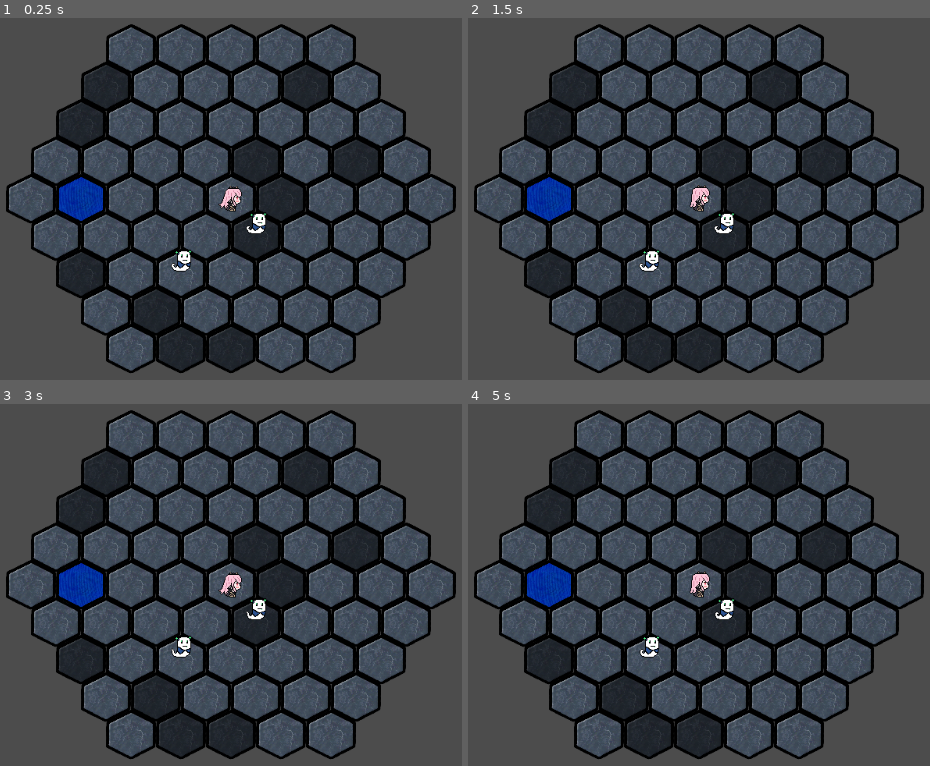
Above: before the commit, frames 1-4 (two rows, left to right).
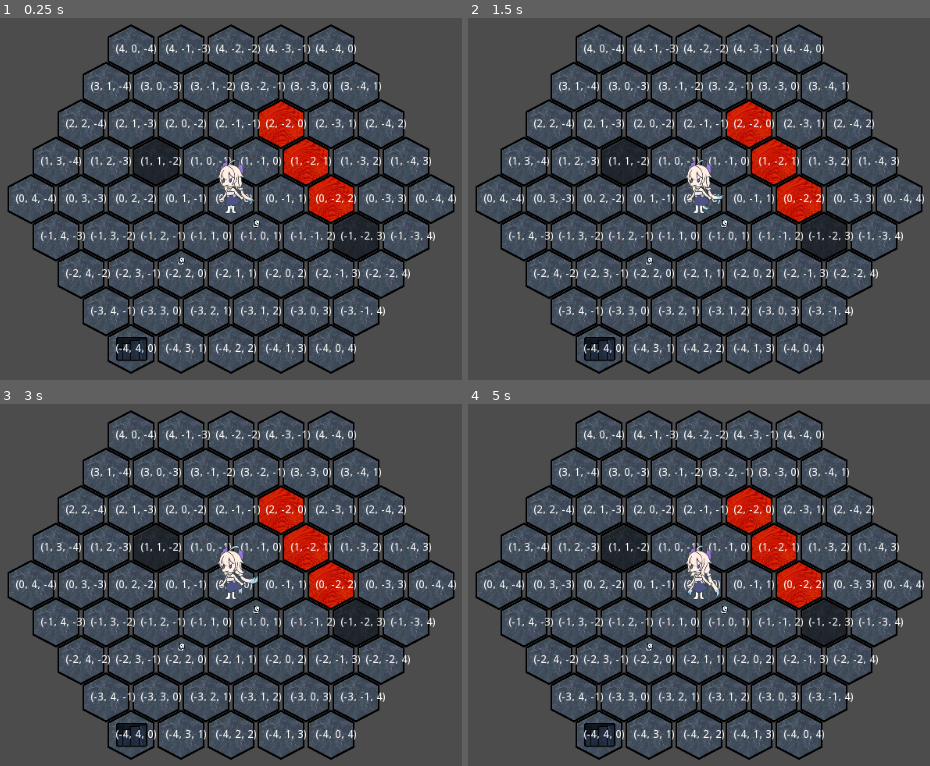
Above: after the commit, the same moments.

Repository: inazumaron/HexGame
Game: Godot game, scene res://Generic/LevelHandler.tscn
Same seed, same stepped clock (60 frames per second), same inputs: the game is played once before the commit and once after it.
Inputs (mouse positions are in pixels of both pictures, inside the frame that each line leads up to):
- Up to frame 1 (0.25 s): no input
- Up to frame 2 (1.5 s): tap Enter (ui_accept) at 0.5, 0.77 s; move the mouse to (800, 347) at 0.52 s; move the mouse to (749, 347) at 1.27 s
- Up to frame 3 (3 s): tap Enter (ui_accept) at 1.52 s; move the mouse to (231, 733) at 2.02 s; move the mouse to (180, 733) at 2.77 s
- Up to frame 4 (5 s): tap Enter (ui_accept) at 3.02, 3.77, 4.52 s; move the mouse to (597, 733) at 3.52 s; move the mouse to (823, 697) at 4.27 s

The runs differ from the first frame. In frame 1, 28% of the frame differs, in the area x 1-99%, y 1-99%; in frame 2, 28%; in frame 3, 28%; in frame 4, 28%.

Commit message:
added new assets, and level follows templates instead of random

Diff:
--- a/Generic/Character.tscn
+++ b/Generic/Character.tscn
@@ -1,49 +1,9 @@
-[gd_scene load_steps=24 format=2]
+[gd_scene load_steps=32 format=2]
 
-[ext_resource path="res://Resc/Sprites/c_calli_sprite.png" type="Texture" id=1]
+[ext_resource path="res://Resc/Sprites/CharSprEnna.png" type="Texture" id=1]
 [ext_resource path="res://Generic/Character.gd" type="Script" id=2]
 [ext_resource path="res://Resc/Sprites/e_g_zombie_sprite.png" type="Texture" id=3]
 [ext_resource path="res://Resc/Sprites/e_g_fandead_sprite.png" type="Texture" id=4]
-
-[sub_resource type="AtlasTexture" id=5]
-flags = 4
-atlas = ExtResource( 1 )
-region = Rect2( 0, 128, 64, 64 )
-
-[sub_resource type="AtlasTexture" id=6]
-flags = 4
-atlas = ExtResource( 1 )
-region = Rect2( 64, 128, 64, 64 )
-
-[sub_resource type="AtlasTexture" id=7]
-flags = 4
-atlas = ExtResource( 1 )
-region = Rect2( 128, 128, 64, 64 )
-
-[sub_resource type="AtlasTexture" id=8]
-flags = 4
-atlas = ExtResource( 1 )
-region = Rect2( 192, 128, 64, 64 )
-
-[sub_resource type="AtlasTexture" id=1]
-flags = 4
-atlas = ExtResource( 1 )
-region = Rect2( 0, 192, 64, 64 )
-
-[sub_resource type="AtlasTexture" id=2]
-flags = 4
-atlas = ExtResource( 1 )
-region = Rect2( 64, 192, 64, 64 )
-
-[sub_resource type="AtlasTexture" id=3]
-flags = 4
-atlas = ExtResource( 1 )
-region = Rect2( 128, 192, 64, 64 )
-
-[sub_resource type="AtlasTexture" id=4]
-flags = 4
-atlas = ExtResource( 1 )
-region = Rect2( 192, 192, 64, 64 )
 
 [sub_resource type="AtlasTexture" id=10]
 flags = 4
@@ -95,18 +55,88 @@
 atlas = ExtResource( 4 )
 region = Rect2( 160, 0, 32, 32 )
 
+[sub_resource type="AtlasTexture" id=20]
+flags = 4
+atlas = ExtResource( 1 )
+region = Rect2( 0, 600, 200, 200 )
+
+[sub_resource type="AtlasTexture" id=21]
+flags = 4
+atlas = ExtResource( 1 )
+region = Rect2( 200, 600, 200, 200 )
+
+[sub_resource type="AtlasTexture" id=22]
+flags = 4
+atlas = ExtResource( 1 )
+region = Rect2( 400, 600, 200, 200 )
+
+[sub_resource type="AtlasTexture" id=23]
+flags = 4
+atlas = ExtResource( 1 )
+region = Rect2( 600, 600, 200, 200 )
+
+[sub_resource type="AtlasTexture" id=24]
+flags = 4
+atlas = ExtResource( 1 )
+region = Rect2( 0, 200, 200, 200 )
+
+[sub_resource type="AtlasTexture" id=25]
+flags = 4
+atlas = ExtResource( 1 )
+region = Rect2( 200, 200, 200, 200 )
+
+[sub_resource type="AtlasTexture" id=26]
+flags = 4
+atlas = ExtResource( 1 )
+region = Rect2( 400, 200, 200, 200 )
+
+[sub_resource type="AtlasTexture" id=27]
+flags = 4
+atlas = ExtResource( 1 )
+region = Rect2( 600, 200, 200, 200 )
+
+[sub_resource type="AtlasTexture" id=28]
+flags = 4
+atlas = ExtResource( 1 )
+region = Rect2( 0, 400, 200, 200 )
+
+[sub_resource type="AtlasTexture" id=29]
+flags = 4
+atlas = ExtResource( 1 )
+region = Rect2( 200, 400, 200, 200 )
+
+[sub_resource type="AtlasTexture" id=30]
+flags = 4
+atlas = ExtResource( 1 )
+region = Rect2( 400, 400, 200, 200 )
+
+[sub_resource type="AtlasTexture" id=31]
+flags = 4
+atlas = ExtResource( 1 )
+region = Rect2( 600, 400, 200, 200 )
+
+[sub_resource type="AtlasTexture" id=32]
+flags = 4
+atlas = ExtResource( 1 )
+region = Rect2( 0, 0, 200, 200 )
+
+[sub_resource type="AtlasTexture" id=33]
+flags = 4
+atlas = ExtResource( 1 )
+region = Rect2( 200, 0, 200, 200 )
+
+[sub_resource type="AtlasTexture" id=34]
+flags = 4
+atlas = ExtResource( 1 )
+region = Rect2( 400, 0, 200, 200 )
+
+[sub_resource type="AtlasTexture" id=35]
+flags = 4
+atlas = ExtResource( 1 )
+region = Rect2( 600, 0, 200, 200 )
+
 [sub_resource type="SpriteFrames" id=9]
 animations = [ {
-"frames": [ SubResource( 5 ), SubResource( 6 ), SubResource( 7 ), SubResource( 8 ) ],
-"loop": true,
-"name": "Calli_Idle_right",
-"speed": 5.0
-}, {
-"frames": [ SubResource( 1 ), SubResource( 2 ), SubResource( 3 ), SubResource( 4 ) ],
-"loop": true,
-"name": "Calli_Idle_left",
-"speed": 5.0
-}, {
 "frames": [ SubResource( 10 ), SubResource( 11 ), SubResource( 12 ), SubResource( 13 ) ],
 "loop": true,
 "name": "grunt",
@@ -116,6 +146,26 @@
 "loop": true,
 "name": "bow",
 "speed": 5.0
+}, {
+"frames": [ SubResource( 20 ), SubResource( 21 ), SubResource( 22 ), SubResource( 23 ) ],
+"loop": true,
+"name": "Enna_d",
+"speed": 5.0
+}, {
+"frames": [ SubResource( 24 ), SubResource( 25 ), SubResource( 26 ), SubResource( 27 ) ],
+"loop": true,
+"name": "Enna_b",
+"speed": 5.0
+}, {
+"frames": [ SubResource( 28 ), SubResource( 29 ), SubResource( 30 ), SubResource( 31 ) ],
+"loop": true,
+"name": "Enna_c",
+"speed": 5.0
+}, {
+"frames": [ SubResource( 32 ), SubResource( 33 ), SubResource( 34 ), SubResource( 35 ) ],
+"loop": true,
+"name": "Enna_a",
+"speed": 5.0
 } ]
 
 [node name="Node2D" type="Node2D"]
@@ -123,5 +173,7 @@
 
 [node name="AnimatedSprite" type="AnimatedSprite" parent="."]
 position = Vector2( 0, -16 )
+scale = Vector2( 0.35, 0.35 )
 frames = SubResource( 9 )
-animation = "bow"
+animation = "Enna_d"
+frame = 2
--- a/Generic/LevelHandler.gd
+++ b/Generic/LevelHandler.gd
@@ -41,7 +41,7 @@
 	temp_char.maxHp = 3
 	temp_char.gHp = 3
 	add_child(temp_char)
-	temp_char.play("Calli_Idle_right")
+	temp_char.play("Enna_a")
 	playerChar = temp_char
 	objMap[str(playerChar.hexCoord)] = playerChar
 
@@ -254,7 +254,7 @@
 	#get movement tiles
 	for t_dir in hexInst.cubeDirectionVectors:
 		var temp_vec = char_pos + t_dir
-		if temp_vec in activeMap.validCoords:
+		if activeMap.IsWalkable(temp_vec):
 			if !objMap.has(str(temp_vec)):
 				active_tiles.append(temp_vec)
 	#get skill tiles
--- a/Generic/MapHandler.gd
+++ b/Generic/MapHandler.gd
@@ -1,6 +1,7 @@
 extends Node2D
 
 var mapSize = 6 # map width + 1
+var level = "11" #refer to Data.gd for resoning for this format
 const TileBase = preload("res://Generic/MapTile.tscn")
 const Dir2Vect = {
 	"NW" : Vector3(+1, 0, -1),
@@ -95,24 +96,36 @@
 					SetTileSlot(Vector3(i,j,k), temp_tile)
 					add_child(temp_tile)
 					tile_dict[str(Vector3(i,j,k))] = temp_tile
-					temp_tile.SetSprite(Textures["floor"])
+					temp_tile.Play("path")
 					validCoords.append(Vector3(i,j,k))
 
-	#Generate walls
-	var wall_index = 0
-	for i in range(0,12):
-		wall_index = randi()%validCoords.size()
-		while wall_index == 0:
-			wall_index = randi()%validCoords.size()
-		tile_dict[str(validCoords[wall_index])].SetSprite(Textures["wall"])
-		tile_dict[str(validCoords[wall_index])].tileType = 2
+	#Fetch level data
+	var level_data_index = Data.MapTemplates[level][0]
+	var lava_count = level_data_index.x
+	var wall_count = level_data_index.y
+	var altar_count = level_data_index.z
+
+	#Generate lava
+	if lava_count > 0:
+		for i in range(1, lava_count+1):
+			tile_dict[str(Data.MapTemplates[level][i])].Play("lava")
+			tile_dict[str(Data.MapTemplates[level][i])].tileType = 3
+
+	#generate walls
+	if wall_count > 0:
+		for i in range(lava_count+1, wall_count+lava_count+1):
+			tile_dict[str(Data.MapTemplates[level][i])].Play("wall")
+			tile_dict[str(Data.MapTemplates[level][i])].tileType = 2
+
+	#generate altars
+	if altar_count > 0:
+		for i in range(wall_count+lava_count+1, wall_count+lava_count+altar_count+1):
+			tile_dict[str(Data.MapTemplates[level][i])].Play("altar_enna")
+			tile_dict[str(Data.MapTemplates[level][i])].tileType = 1
 
 	#Generating door
-	var rand_index = 0
-	while rand_index == 0:
-		rand_index = randi()%validCoords.size()
-	tile_dict[str(validCoords[rand_index])].SetSprite(Textures["door"])
-	tile_dict[str(validCoords[rand_index])].tileType = 4
+	tile_dict[str(Data.MapTemplates[level][-1])].Play("stairs")
+	tile_dict[str(Data.MapTemplates[level][-1])].tileType = 4
 
 	#Creating tile nodes
 	for tile in tile_dict:
@@ -226,3 +239,10 @@
 				elif tileNodes[str(Dir2Vect[dir] + coord)]["node"].pathValueAlt == temp_min:
 					temp_array.append(Dir2Vect[dir] + coord)
 	return temp_array
+
+#For player processing and other miscellaneous things from levelHandler
+func IsWalkable(coord : Vector3) -> bool:
+	if str(coord) in tileNodes:
+		if tileNodes[str(coord)]["node"].tileType in Data.playerWalkableVals:
+			return true
+	return false
--- a/Generic/MapTile.gd
+++ b/Generic/MapTile.gd
@@ -29,8 +29,11 @@
 func SetSprite(spr_path) -> void : #spr_path should be a preloaded item
 	$Sprite.texture = spr_path
 
+func Play(anim : String) -> void :
+	$AnimatedSprite.play(anim)
+
 func ShowPathVal() -> void:
-	$Label.text = str(pathValueAlt)
+	$Label.text = str(pathValue)
 
 func _on_Area2D_mouse_entered():
 	mouseInside = true
--- a/Generic/MapTile.tscn
+++ b/Generic/MapTile.tscn
@@ -1,7 +1,70 @@
-[gd_scene load_steps=3 format=2]
+[gd_scene load_steps=10 format=2]
 
 [ext_resource path="res://Generic/MapTile.gd" type="Script" id=1]
-[ext_resource path="res://Resc/Tiles/Dirt.png" type="Texture" id=2]
+[ext_resource path="res://Resc/Tiles/hexTiles 01.png" type="Texture" id=3]
+
+[sub_resource type="AtlasTexture" id=1]
+flags = 4
+atlas = ExtResource( 3 )
+region = Rect2( 660, 0, 330, 330 )
+
+[sub_resource type="AtlasTexture" id=2]
+flags = 4
+atlas = ExtResource( 3 )
+region = Rect2( 990, 0, 330, 330 )
+
+[sub_resource type="AtlasTexture" id=4]
+flags = 4
+atlas = ExtResource( 3 )
+region = Rect2( 0, 0, 330, 330 )
+
+[sub_resource type="AtlasTexture" id=3]
+flags = 4
+atlas = ExtResource( 3 )
+region = Rect2( 1320, 0, 330, 330 )
+
+[sub_resource type="AtlasTexture" id=6]
+flags = 4
+atlas = ExtResource( 3 )
+region = Rect2( 0, 330, 330, 330 )
+
+[sub_resource type="AtlasTexture" id=5]
+flags = 4
+atlas = ExtResource( 3 )
+region = Rect2( 330, 0, 330, 330 )
+
+[sub_resource type="SpriteFrames" id=7]
+animations = [ {
+"frames": [ SubResource( 1 ) ],
+"loop": true,
+"name": "path",
+"speed": 5.0
+}, {
+"frames": [ SubResource( 2 ) ],
+"loop": true,
+"name": "stairs",
+"speed": 5.0
+}, {
+"frames": [ SubResource( 4 ) ],
+"loop": true,
+"name": "lava",
+"speed": 5.0
+}, {
+"frames": [ SubResource( 3 ) ],
+"loop": true,
+"name": "foilage",
+"speed": 5.0
+}, {
+"frames": [ SubResource( 6 ) ],
+"loop": true,
+"name": "altar_Enna",
+"speed": 5.0
+}, {
+"frames": [ SubResource( 5 ) ],
+"loop": true,
+"name": "wall",
+"speed": 5.0
+} ]
 
 [node name="MapTile" type="Node2D"]
 self_modulate = Color( 5, 5, 5, 1 )
@@ -13,13 +76,12 @@
 [node name="CollisionPolygon2D" type="CollisionPolygon2D" parent="Area2D"]
 polygon = PoolVector2Array( -4, -2, 0, -4, 4, -2, 4, 2, 0, 4, -4, 2 )
 
-[node name="Sprite" type="Sprite" parent="."]
-position = Vector2( -1.90735e-06, 1.90735e-06 )
-scale = Vector2( 0.24, 0.21 )
-texture = ExtResource( 2 )
+[node name="AnimatedSprite" type="AnimatedSprite" parent="."]
+scale = Vector2( 0.23, 0.21 )
+frames = SubResource( 7 )
+animation = "wall"
 
 [node name="Label" type="Label" parent="."]
-visible = false
 margin_left = -20.0
 margin_top = -7.0
 margin_right = 20.0
--- /dev/null
+++ b/Generic/data.gd
@@ -0,0 +1,36 @@
+extends Node
+
+# This node is for containing various data information such as level templates
+# enemy stats and so on. This also is meant to keep track of current player stats, upgrades, etc
+# which needs to carry over levelhandlers
+
+#Map template format for easier handling
+# 2 digits, 1st digit = fixed level - 1, random room template - 2-9
+# 2nd digit levels/variations 0-9
+#Data meaning - data will all be Vector3, the 1st vector3 will dictate:
+# (x,y,z)	x - # of lava, y - # of walls, z - # of altars, last entry will always be coord of stairs
+const MapTemplates = {
+	"10" : [Vector3(0,0,1), Vector3(-3,0,3), Vector3(4,0,-4)],
+	"11" : [Vector3(3,2,0), Vector3(2,-2,0), Vector3(1,-2,1), Vector3(0,-2,2), Vector3(-1,-2,3),
+	Vector3(1,1,-2), Vector3(-4,4,0)],
+	"12" : [Vector3(0,0,1), Vector3(2,-2,0), Vector3(0,-3,3)]
+}
+#Map coordinates for easy visualizing (with flat top hex)
+#TL - (1,0,-1), TR - (1,-1,0)
+#ML - (0,1,-1), MR - (0,-1,1)
+#BL - (-1,1,0), BR - (-1,0,1)
+#notes, player can start at center, stairs at edge, altar at opposite edge
+
+#for numbering same format as above. But for non fixed maps, format is different
+# fixed map: [[string - type, vector3 - coord] ... ]
+# templates: [vector3 - coord ... ]
+# number of enemies can be acquired from the number of elements in data, for templates, enemy type
+# can be randomly decided on
+const EnemyData = {
+	"10" : [["grunt", Vector3(-2,2,0)], ["grunt", Vector3(-1,0,1)]],
+	"11" : [["",Vector3(2,-3,1)], ["grunt",Vector3(0,2,-2)], ["grunt",Vector3(-2,1,1)]],
+	"12" : []
+}
+
+#Player related stats
+var playerWalkableVals = [1,4]	#values based on tileTypes, mainly just add 2 if can go over lava
--- a/project.godot
+++ b/project.godot
@@ -14,6 +14,10 @@
 run/main_scene="res://Generic/LevelHandler.tscn"
 config/icon="res://icon.png"
 
+[autoload]
+
+Data="*res://Generic/data.gd"
+
 [input]
 
 ui_select={
Binary file added: Resc/Sprites/CharSprEnna.png
Not shown, added: Resc/Sprites/CharSprEnna.png.import
Binary file added: Resc/Sprites/ObjSprites.png
Not shown, added: Resc/Sprites/ObjSprites.png.import
Binary file added: Resc/Tiles/hexTiles 01.png
Not shown, added: Resc/Tiles/hexTiles 01.png.import
